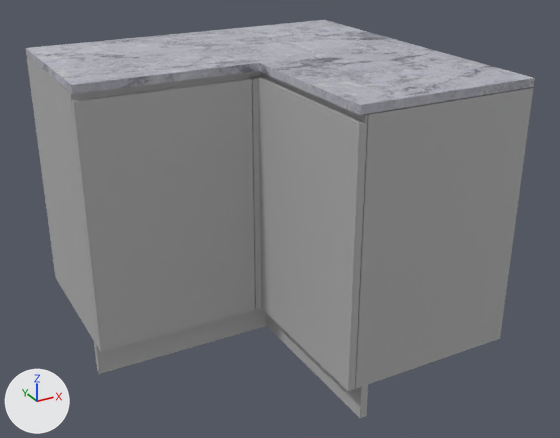
Before and after pictures for a commit that changed the glTF model public/3d-config/models/kitchen_corner_unit.glb.
Both versions are drawn from a camera (50 mm lens) standing at (-1.142, -2.213, 1.44) and looking at (0.05, -0.045, 0.355). Lighting does not change. The marker at lower left points along +X, +Y and +Z. The older version comes first.

The older version as bpy lines, for what is in view:
```python
me_mesh_0 = bpy.data.meshes.new('Mesh_0')
me_mesh_0.from_pydata(...)  # 26 vertices, 54 faces; spans x -1.0..1.0, y -0.81..0.81, z -0.96..0.96
me_mesh_0.materials.append(mat_m05_graphite_haze)  # grey #b2b2b2
me_mesh_3 = bpy.data.meshes.new('Mesh_3')
me_mesh_3.from_pydata(...)  # 12 vertices, 20 faces; spans x -1.0..1.0, y -0.02..0.02, z -0.96..0.96
me_mesh_3.materials.append(mat_marble_20_1k)
ob_geom3d = bpy.data.objects.new('Geom3D', me_mesh_0)
ob_geom3d.parent = ob_node_2
ob_geom3d.location = (24.02, -19.49, 24.9)
ob_geom3d.scale = (24.0, 24.0, 24.0)
ob_geom3d_003 = bpy.data.objects.new('Geom3D.003', me_mesh_3)
ob_geom3d_003.parent = ob_node_8
ob_geom3d_003.location = (24.02, -0.531, 23.13)
ob_geom3d_003.scale = (24.0, 24.0, 24.0)
ob_node_0 = bpy.data.objects.new('Node_0', None)
ob_node_0.location = (-10.08, -0.0325, 0.0)
ob_node_0.rotation_euler = (-1.571, 0.0, 0.0)  # degrees (-90, 0, 0)
# also in view: 'Geom3D.002' at (-0.008, -0.287, 0.435); 'Geom3D.001' at (-0.322, 0.0, 0.435)
```
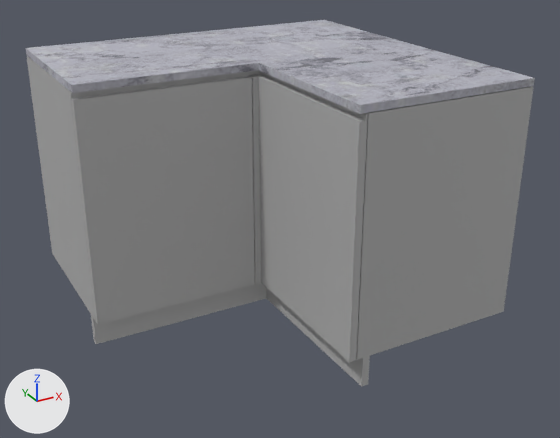
ob_node_0 is not drawn itself; it is the parent of ob_assembly_5.

Where the change shows, as pixel boxes (x1, y1, x2, y2) in the pictures (560 x 438 px):
'Geom3D', moved: before (27, 57, 533, 418); after (27, 56, 533, 387)
'Geom3D.001', moved: before (70, 72, 255, 352); after (70, 71, 255, 325)
'Geom3D.002', moved: before (249, 72, 368, 391); after (249, 72, 368, 362)
'Geom3D.003', moved: before (25, 20, 535, 115); after (25, 20, 535, 114)

Patch to the scene script:
```diff
--- a/public/3d-config/models/kitchen_corner_unit.glb.py
+++ b/public/3d-config/models/kitchen_corner_unit.glb.py
@@ ob_node_0 @@
 ob_node_0 = bpy.data.objects.new('Node_0', None)
+ob_node_0.parent = ob_height_fix
 ob_node_0.location = (-10.08, -0.0325, 0.0)
@@ ob_height_fix @@
+ob_height_fix = bpy.data.objects.new('height-fix', None)
+ob_height_fix.location = (0.0, 0.0, 0.106)
+ob_height_fix.scale = (1.0, 1.0, 0.882)
```
